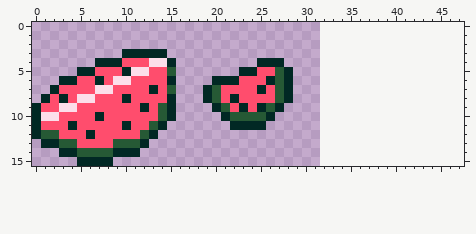
One commit to this pixel-art file: sources/coin.aseprite. That is the earlier state.
32x16 pixels, 1 frame. The old version is drawn lined up with the new one, on the new canvas.
The same view after the edit:
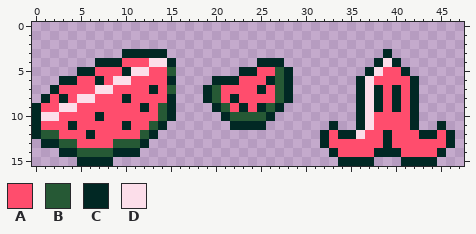
Palette (. is transparent): A #ff4d6d  B #265935  C #012824  D #fcdeea
Changes in this commit:
{"change": "canvas 32x16 -> 48x16"}
{"y":3,"x":39,"old":".","new":"C"}
{"y":4,"x":38,"old":"...","new":"CDC"}
{"y":5,"x":37,"old":".....","new":"CDAAC"}
{"y":6,"x":36,"old":".......","new":"CDAAAAC"}
{"y":7,"x":36,"old":".......","new":"CDCACAC"}
{"y":8,"x":36,"old":".......","new":"CDCACAC"}
{"y":9,"x":36,"old":".......","new":"CDCACAC"}
{"y":10,"x":36,"old":".......","new":"CDAAAAC"}
{"y":11,"x":33,"old":".","new":"C"}
{"y":11,"x":36,"old":".......","new":"CDAAAAC"}
{"y":11,"x":45,"old":".","new":"C"}
{"y":12,"x":32,"old":"...............","new":"CACCDAACAAACCAC"}
{"y":13,"x":32,"old":"...............","new":"CAAAAAACAAAAAAC"}
{"y":14,"x":33,"old":".............","new":"CAAAACCCAAAAC"}
{"y":15,"x":34,"old":"....","new":"CCCC"}
{"y":15,"x":41,"old":"....","new":"CCCC"}
{"label":"added","picture_box":[320,49,455,166]}
